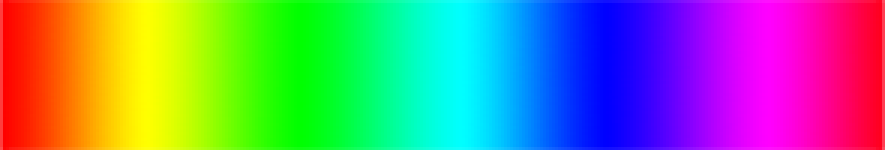
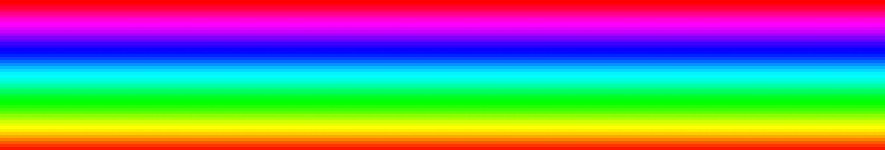
Comparing the layer stacks of the two 885px x 150px images. Changes:
painted on "Calque 1" over [left=0, top=0, right=885, bottom=150]
